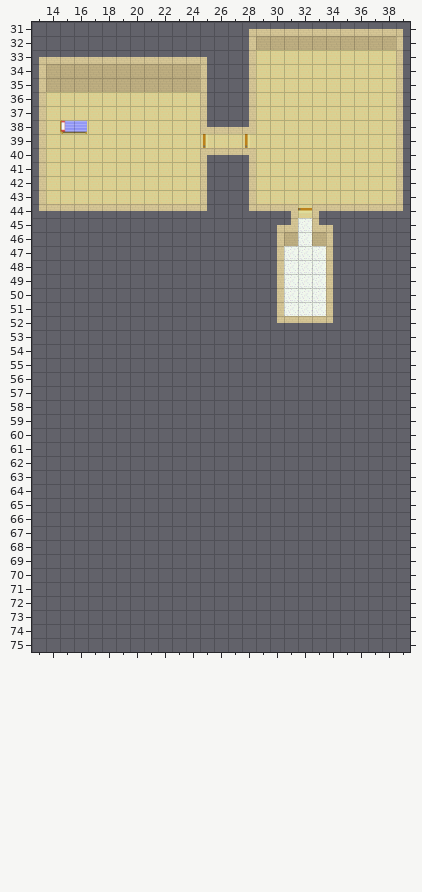
Level history. Tiled map: android/assets/Maps/area1/newtilesroomwip.tmx. That is the earlier state.
Cells are 64x64 px. Shown: x 13..39, y 31..75.
The result:
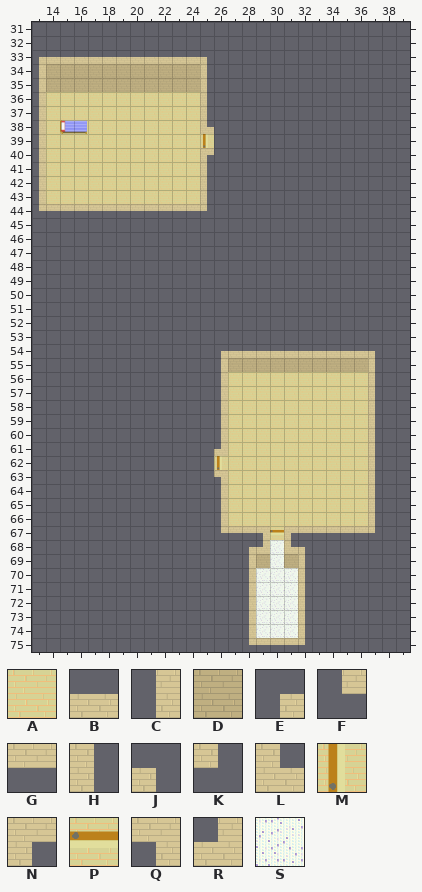
Key: from "NewTiles": A 20 "fwfwffe", B 22 "down", C 23 "dance", D 24 "wefwfwf", E 25 "fefwefwfegb eb", F 26 "qcacac", G 27 "gergegregsg", H 28 "fafawfw", J 29 "afawfwefawcvwvwv", K 30 "ffawefawefwvawe eb ewbe", L 33 "cantseeme", M 35 "betterandbetyter", N 36 "dqwdqdfw2q1c", P 37 "D1D1D1D", Q 38 "ffwe2f2f2", R 39 "fawf2f2f2", S 42 "linoleum".
_ is an empty cell.
From the commit log: Changed the tiles beam me up scotty. or down. You get the point :3
What changed:
{"where": "layer \"Background\""}
{"y":31,"x":28,"old":"EBBBBBBBBBBJ","new":"____________"}
{"y":32,"x":28,"old":"CDDDDDDDDDDH","new":"____________"}
{"y":33,"x":28,"old":"CAAAAAAAAAAH","new":"____________"}
{"y":34,"x":28,"old":"CAAAAAAAAAAH","new":"____________"}
{"y":35,"x":28,"old":"CAAAAAAAAAAH","new":"____________"}
{"y":36,"x":28,"old":"CAAAAAAAAAAH","new":"____________"}
{"y":37,"x":28,"old":"CAAAAAAAAAAH","new":"____________"}
{"y":38,"x":26,"old":"BBRAAAAAAAAAAH","new":"______________"}
{"y":39,"x":26,"old":"AAMAAAAAAAAAAH","new":"______________"}
{"y":40,"x":26,"old":"GGQAAAAAAAAAAH","new":"______________"}
{"y":41,"x":28,"old":"CAAAAAAAAAAH","new":"____________"}
{"y":42,"x":28,"old":"CAAAAAAAAAAH","new":"____________"}
{"y":43,"x":28,"old":"CAAAAAAAAAAH","new":"____________"}
{"y":44,"x":28,"old":"FGGQPNGGGGGK","new":"____________"}
{"y":45,"x":30,"old":"ERSLJ","new":"_____"}
{"y":46,"x":30,"old":"CDSDH","new":"_____"}
{"y":47,"x":30,"old":"CSSSH","new":"_____"}
{"y":48,"x":30,"old":"CSSSH","new":"_____"}
{"y":49,"x":30,"old":"CSSSH","new":"_____"}
{"y":50,"x":30,"old":"CSSSH","new":"_____"}
{"y":51,"x":30,"old":"CSSSH","new":"_____"}
{"y":52,"x":30,"old":"FGGGK","new":"_____"}
{"y":54,"x":26,"old":"____________","new":"EBBBBBBBBBBJ"}
{"y":55,"x":26,"old":"____________","new":"CDDDDDDDDDDH"}
{"y":56,"x":26,"old":"____________","new":"CAAAAAAAAAAH"}
{"y":57,"x":26,"old":"____________","new":"CAAAAAAAAAAH"}
{"y":58,"x":26,"old":"____________","new":"CAAAAAAAAAAH"}
{"y":59,"x":26,"old":"____________","new":"CAAAAAAAAAAH"}
{"y":60,"x":26,"old":"____________","new":"CAAAAAAAAAAH"}
{"y":61,"x":26,"old":"____________","new":"RAAAAAAAAAAH"}
{"y":62,"x":26,"old":"____________","new":"MAAAAAAAAAAH"}
{"y":63,"x":26,"old":"____________","new":"QAAAAAAAAAAH"}
{"y":64,"x":26,"old":"____________","new":"CAAAAAAAAAAH"}
{"y":65,"x":26,"old":"____________","new":"CAAAAAAAAAAH"}
{"y":66,"x":26,"old":"____________","new":"CAAAAAAAAAAH"}
{"y":67,"x":26,"old":"____________","new":"FGGQPNGGGGGK"}
{"y":68,"x":28,"old":"_____","new":"ERSLJ"}
{"y":69,"x":28,"old":"_____","new":"CDSDH"}
{"y":70,"x":28,"old":"_____","new":"CSSSH"}
{"y":71,"x":28,"old":"_____","new":"CSSSH"}
{"y":72,"x":28,"old":"_____","new":"CSSSH"}
{"y":73,"x":28,"old":"_____","new":"CSSSH"}
{"y":74,"x":28,"old":"_____","new":"CSSSH"}
{"y":75,"x":28,"old":"_____","new":"FGGGK"}
